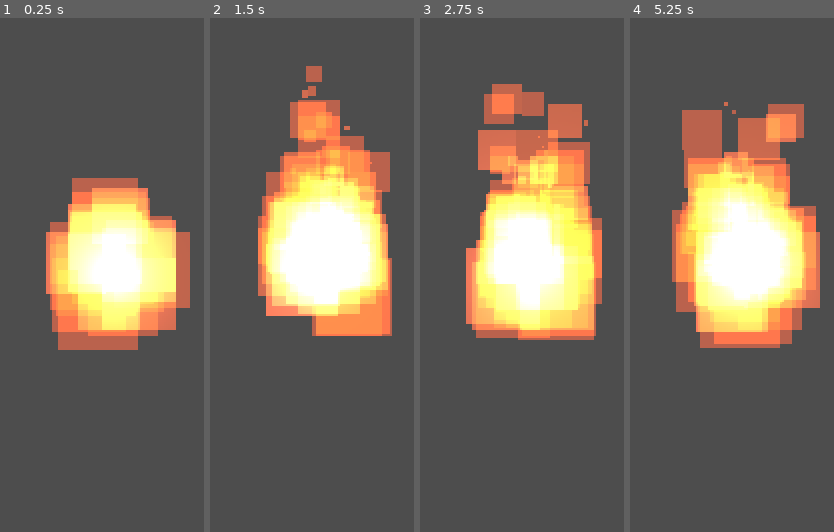
Above: before the commit, frames 1-4 (left to right).
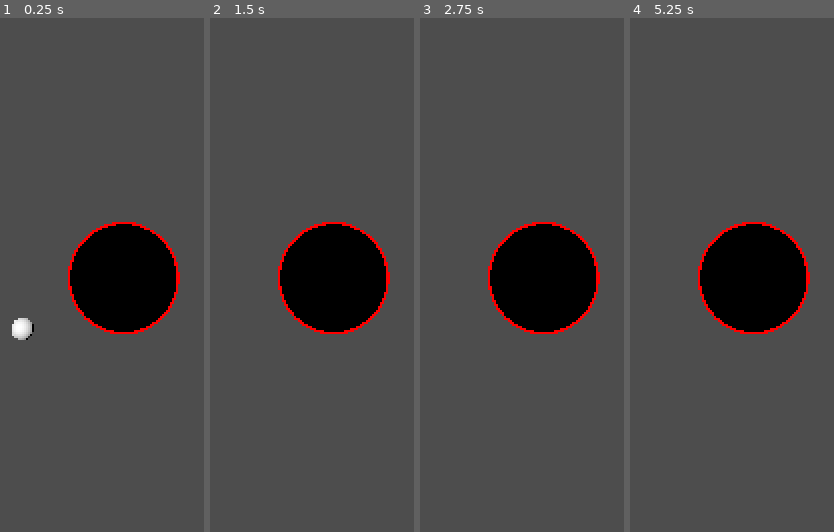
Above: after the commit, the same moments.

Repository: Dukantic/Utilities_Godot
Game: Godot game, scene res://scene/start.tscn
The game is run twice, just before and just after one commit, with the same random seed, the same clock (stepped at 60 frames per second) and the same inputs.
Inputs:
- Up to frame 1 (0.25 s): no input
- Up to frame 2 (1.5 s): tap Enter (enter) at 0.5, 0.6, 1.35 s
- Up to frame 3 (2.75 s): tap Enter (enter) at 2.1 s
- Up to frame 4 (5.25 s): tap Enter (enter) every 0.75 s from 2.85 to 5.1 s

The runs differ from the first frame. In frame 1, 20% of the frame differs, in the area x 5-94%, y 31-65%; in frame 2, 24%; in frame 3, 26%; in frame 4, 27%, in the area x 20-94%, y 16-65%.

Commit message:
blackhole

Diff:
--- a/project.godot
+++ b/project.godot
@@ -12,7 +12,7 @@
 
 config/name="Utilities Godot"
 run/main_scene="res://scene/start.tscn"
-config/features=PackedStringArray("4.3", "Forward Plus")
+config/features=PackedStringArray("4.4", "Forward Plus")
 config/icon="res://icon.svg"
 
 [autoload]
--- /dev/null
+++ b/scene/black-hole/black-hole.gdshader
@@ -0,0 +1,14 @@
+shader_type spatial;
+render_mode blend_mix, cull_front, unshaded;
+
+uniform vec4 color : source_color = vec4(1,1,1,1);
+uniform float size : hint_range(1.0, 1.5, 0.01) = 1.05;
+
+void vertex() {
+	VERTEX *= size;
+}
+
+void fragment() {
+	ALBEDO = color.rgb;
+	ALPHA = color.a;
+}
--- /dev/null
+++ b/scene/black-hole/black-hole.tscn
@@ -0,0 +1,21 @@
+[gd_scene load_steps=5 format=3 uid="uid://l5cithv1qb2k"]
+
+[ext_resource type="Shader" uid="uid://dorp0rphi3tma" path="res://scene/black-hole/black-hole.gdshader" id="1_w54wl"]
+
+[sub_resource type="ShaderMaterial" id="ShaderMaterial_64iq6"]
+render_priority = 0
+shader = ExtResource("1_w54wl")
+shader_parameter/color = Color(1, 0, 0, 1)
+shader_parameter/size = 1.05
+
+[sub_resource type="StandardMaterial3D" id="StandardMaterial3D_nev3u"]
+next_pass = SubResource("ShaderMaterial_64iq6")
+albedo_color = Color(0, 0, 0, 1)
+metallic_specular = 0.0
+disable_receive_shadows = true
+
+[sub_resource type="SphereMesh" id="SphereMesh_d1525"]
+
+[node name="MeshInstance3D" type="MeshInstance3D"]
+material_override = SubResource("StandardMaterial3D_nev3u")
+mesh = SubResource("SphereMesh_d1525")
--- /dev/null
+++ b/scene/black-hole/global_black_hole.tscn
@@ -0,0 +1,24 @@
+[gd_scene load_steps=4 format=3 uid="uid://dl3fev7q8otik"]
+
+[ext_resource type="PackedScene" uid="uid://l5cithv1qb2k" path="res://scene/black-hole/black-hole.tscn" id="1_7ijco"]
+[ext_resource type="PackedScene" uid="uid://bs7ta4vkl1fe2" path="res://scene/black-hole/planet_body.tscn" id="2_cew5u"]
+
+[sub_resource type="Environment" id="Environment_w6w8j"]
+background_mode = 2
+ambient_light_source = 2
+
+[node name="global_black-hole" type="Node3D"]
+
+[node name="WorldEnvironment" type="WorldEnvironment" parent="."]
+environment = SubResource("Environment_w6w8j")
+
+[node name="Camera3D" type="Camera3D" parent="."]
+transform = Transform3D(0.971479, -0.0539103, 0.230917, 0, 0.973814, 0.227348, -0.237126, -0.220864, 0.946039, 1.17076, 2.08805, 5.05452)
+
+[node name="MeshInstance3D" parent="." instance=ExtResource("1_7ijco")]
+
+[node name="planet_body" parent="." instance=ExtResource("2_cew5u")]
+transform = Transform3D(1, 0, 0, 0, 1, 0, 0, 0, 1, 0.173673, 1.13868, 2.75256)
+
+[node name="DirectionalLight3D" type="DirectionalLight3D" parent="."]
+transform = Transform3D(1, 0, 0, 0, 0.822462, 0.56882, 0, -0.56882, 0.822462, 0, 3.82142, 10.4531)
--- /dev/null
+++ b/scene/black-hole/planet.tscn
@@ -0,0 +1,29 @@
+[gd_scene load_steps=6 format=3 uid="uid://3tum5bv3wu1e"]
+
+[sub_resource type="StandardMaterial3D" id="StandardMaterial3D_d32w3"]
+
+[sub_resource type="SphereMesh" id="SphereMesh_rkx2n"]
+radius = 0.05
+height = 0.1
+
+[sub_resource type="ParticleProcessMaterial" id="ParticleProcessMaterial_d32w3"]
+gravity = Vector3(0, 0, 0)
+
+[sub_resource type="StandardMaterial3D" id="StandardMaterial3D_rkx2n"]
+disable_receive_shadows = true
+
+[sub_resource type="SphereMesh" id="SphereMesh_p072d"]
+material = SubResource("StandardMaterial3D_rkx2n")
+radius = 0.05
+height = 0.1
+
+[node name="MeshInstance3D" type="MeshInstance3D"]
+material_override = SubResource("StandardMaterial3D_d32w3")
+mesh = SubResource("SphereMesh_rkx2n")
+
+[node name="GPUParticles3D" type="GPUParticles3D" parent="."]
+visible = false
+amount = 1000
+fixed_fps = 60
+process_material = SubResource("ParticleProcessMaterial_d32w3")
+draw_pass_1 = SubResource("SphereMesh_p072d")
--- /dev/null
+++ b/scene/black-hole/planet_body.gd
@@ -0,0 +1,4 @@
+extends RigidBody3D
+
+func _physics_process(delta: float) -> void:
+	pass
--- /dev/null
+++ b/scene/black-hole/planet_body.tscn
@@ -0,0 +1,19 @@
+[gd_scene load_steps=5 format=3 uid="uid://bs7ta4vkl1fe2"]
+
+[ext_resource type="PackedScene" uid="uid://3tum5bv3wu1e" path="res://scene/black-hole/planet.tscn" id="1_5uvf1"]
+[ext_resource type="Script" uid="uid://de4l50ll5ujyo" path="res://scene/black-hole/planet_body.gd" id="1_rlenf"]
+
+[sub_resource type="PhysicsMaterial" id="PhysicsMaterial_rlenf"]
+
+[sub_resource type="SphereShape3D" id="SphereShape3D_geki1"]
+radius = 0.05
+
+[node name="planet_body" type="RigidBody3D"]
+physics_material_override = SubResource("PhysicsMaterial_rlenf")
+constant_force = Vector3(0, 0, 1)
+script = ExtResource("1_rlenf")
+
+[node name="MeshInstance3D" parent="." instance=ExtResource("1_5uvf1")]
+
+[node name="CollisionShape3D" type="CollisionShape3D" parent="."]
+shape = SubResource("SphereShape3D_geki1")
--- /dev/null
+++ b/scene/black-hole/planet_spawner.gd
@@ -0,0 +1,18 @@
+extends Node3D
+
+
+@export var scene_planet = preload("res://scene/black-hole/planet_body.tscn")
+@export var delay_spawn:float = 1.0/60
+@export var vector_director : Vector3
+
+var time : float = 0
+func _physics_process(delta: float) -> void:
+	time += delta
+	if time >= delay_spawn:
+		time = 0
+
+
+
+
+func spawn_planet():
+	var new = scene_planet.instantiate()
--- /dev/null
+++ b/scene/black-hole/planet_spawner.tscn
@@ -0,0 +1,6 @@
+[gd_scene load_steps=2 format=3 uid="uid://dnoxuqk2qm6ll"]
+
+[ext_resource type="Script" uid="uid://b3arxpbud0ujf" path="res://scene/black-hole/planet_spawner.gd" id="1_n275n"]
+
+[node name="planet_spawner" type="Node3D"]
+script = ExtResource("1_n275n")
--- a/scene/scene_manager/scene_manager.gd
+++ b/scene/scene_manager/scene_manager.gd
@@ -1,6 +1,6 @@
 extends Node
 
-var first_scene :PackedScene = load("res://scene/test/test_3d.tscn")
+var first_scene :PackedScene = load("res://scene/black-hole/global_black_hole.tscn")
 
 signal change_scene_signal(new_scene: PackedScene)
 
Not shown, added: player.gd.uid
Not shown, added: scene/black-hole/black-hole.gdshader.uid
Not shown, added: scene/black-hole/planet_body.gd.uid
Not shown, added: scene/black-hole/planet_spawner.gd.uid
Not shown, added: scene/scene_manager/scene_manager.gd.uid
Not shown: 1 places in scene/test/player_2d.tscn that only renumber resources
